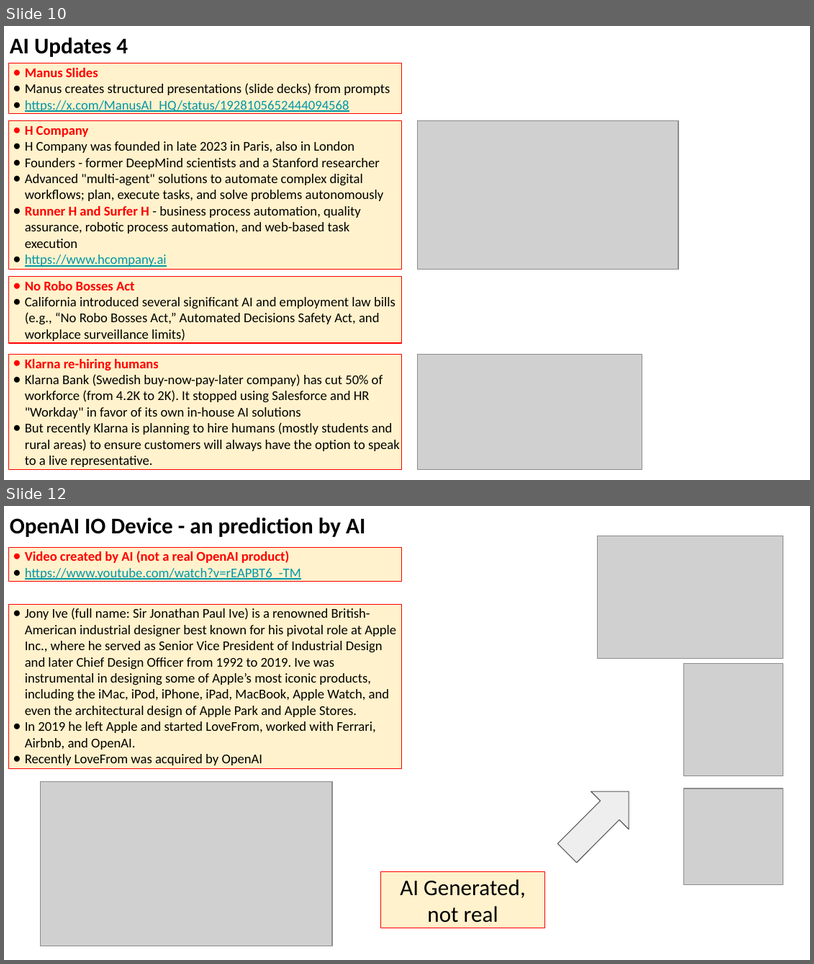
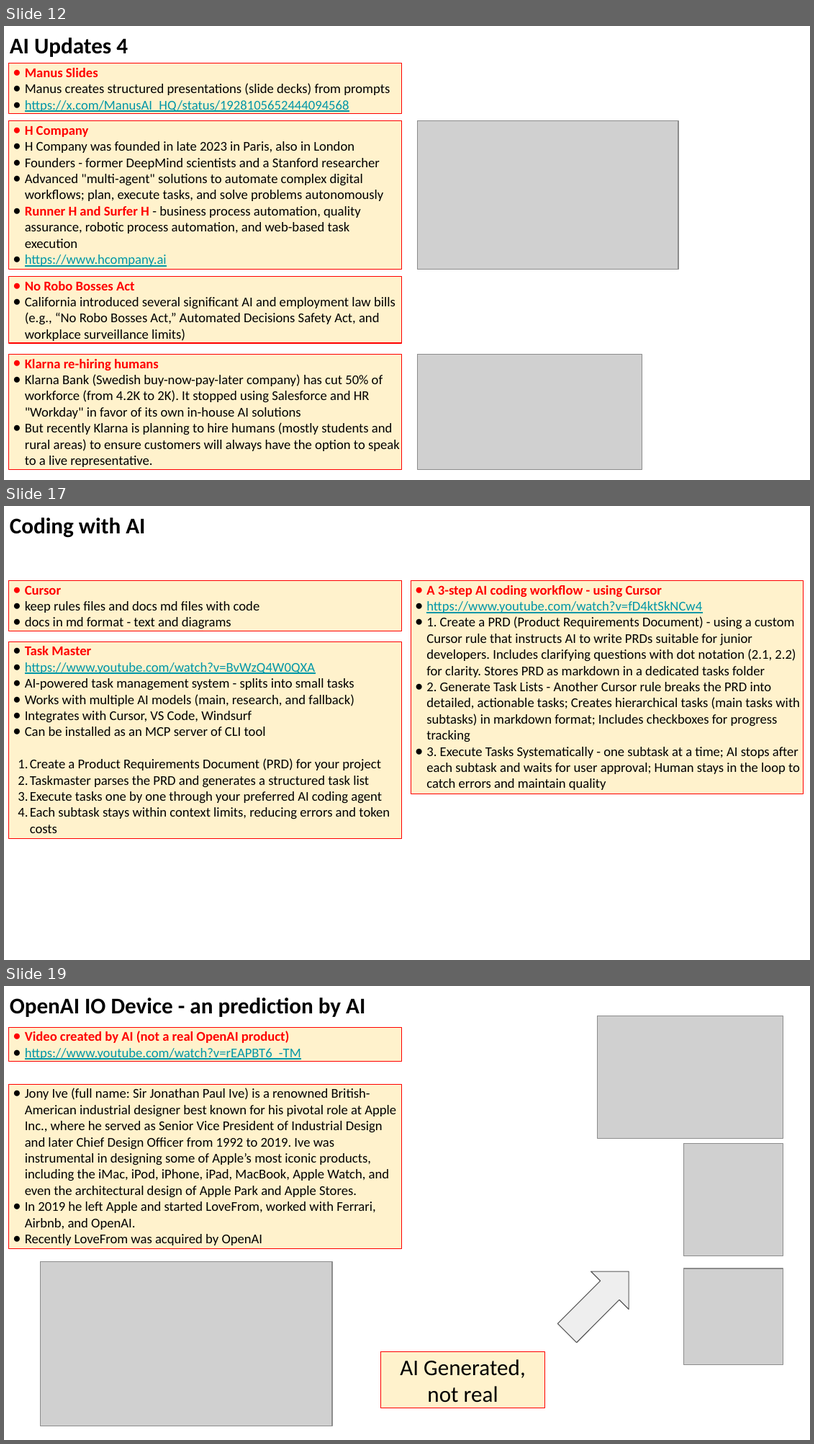
Before and after one commit to lselector/seminar, a slide deck: 2025/2025-06-06-AI-Updates.pptx. Shown one above the other, each under a label of ours: slides 10 and 12 before the commit, slides 12, 17 and 19 after it; the slides between them are not shown. The pictures are 814x964 and 814x1444 pixels, drawn with LibreOffice and Linux fonts; fonts in the diff are those of the drawing; grey boxes stand for pictures. Boxes give left, top, right and bottom in pixels: in the first picture for what was removed or moved away, otherwise in the second. Text is boxed around its words. In the diff, an @@ line names an element or a change of style, - is before the commit and + after.

```diff
--- a/2025/2025-06-06-AI-Updates.pptx
+++ b/2025/2025-06-06-AI-Updates.pptx
@@ slide 17 added at (x1=4, y1=506, x2=810, y2=960), background #FFFFFF @@
@@ text added at (x1=10, y1=518, x2=145, y2=538), 20 pt, text #000000, bold @@
+Coding with AI
@@ rectangle added at (x1=9, y1=580, x2=401, y2=631), fill #FFF2CC, outline #FF0000 0.75 pt, 12 pt, text #000000 @@
+● Cursor
+● keep rules files and docs md files with code
+● docs in md format - text and diagrams
@@ rectangle added at (x1=412, y1=580, x2=804, y2=794), fill #FFF2CC, outline #FF0000 0.75 pt, 12 pt, text #000000 @@
+● A 3-step AI coding workflow - using Cursor
+● https://www.youtube.com/watch?v=fD4ktSkNCw4
+● 1. Create a PRD (Product Requirements Document) - using a custom Cursor rule that instructs AI to write PRDs suitable for junior developers. Includes clarifying questions with dot notation (2.1, 2.2) for clarity. Stores PRD as markdown in a dedicated tasks folder
+● 2. Generate Task Lists - Another Cursor rule breaks the PRD into detailed, actionable tasks; Creates hierarchical tasks (main tasks with subtasks) in markdown format; Includes checkboxes for progress tracking
+● 3. Execute Tasks Systematically - one subtask at a time; AI stops after each subtask and waits for user approval; Human stays in the loop to catch errors and maintain quality
@@ rectangle added at (x1=9, y1=641, x2=401, y2=838), fill #FFF2CC, outline #FF0000 0.75 pt, 12 pt, text #000000 @@
+● Task Master
+● https://www.youtube.com/watch?v=BvWzQ4W0QXA
+● AI-powered task management system - splits into small tasks
+● Works with multiple AI models (main, research, and fallback)
+● Integrates with Cursor, VS Code, Windsurf
+● Can be installed as an MCP server of CLI tool
+1. Create a Product Requirements Document (PRD) for your project
+2. Taskmaster parses the PRD and generates a structured task list
+3. Execute tasks one by one through your preferred AI coding agent
+4. Each subtask stays within context limits, reducing errors and token costs
@@ what was slide 10 is now slide 12 @@
@@ what was slide 12 is now slide 19 @@
```
Also in this commit, not shown: 7 slides changed, 7 other slides added.
